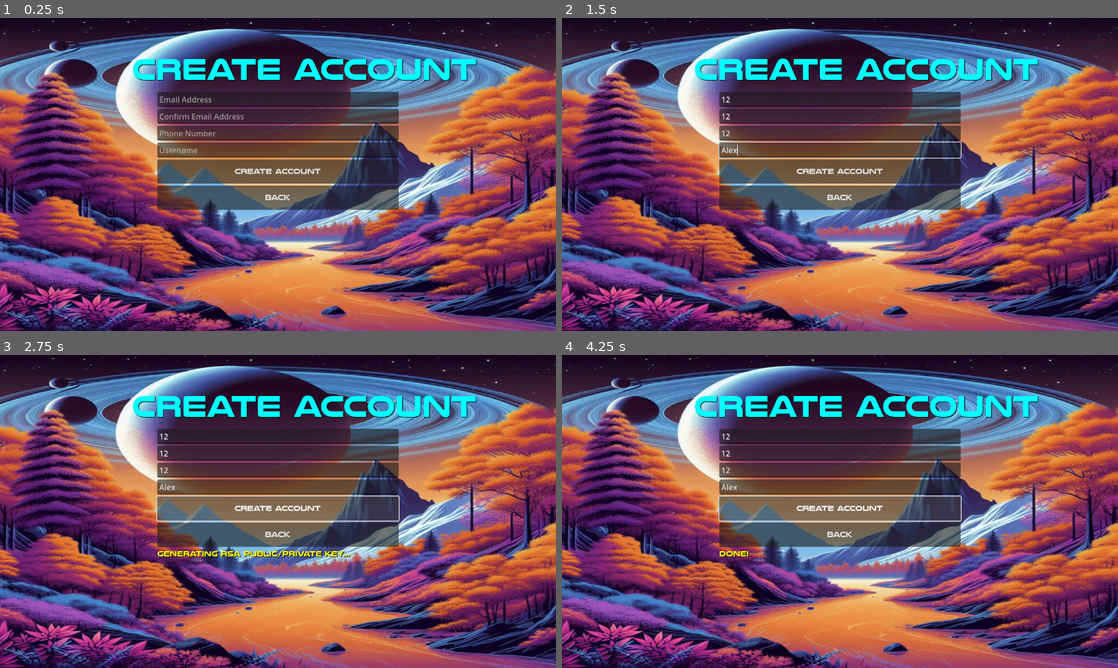
Above: before the commit, frames 1-4 (two rows, left to right).
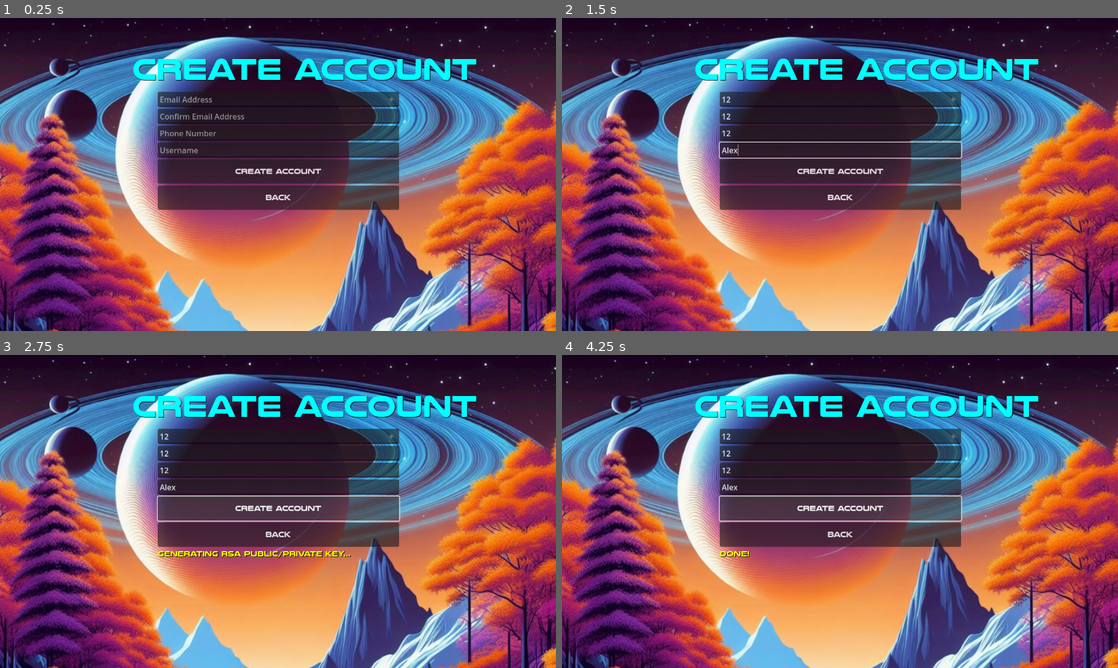
Above: after the commit, the same moments.

Repository: adeneve/OpenRealmsGDClient
Game: Godot game, scene res://StartMenu/SubMenus/AccountCreate/AccountCreate.tscn
Two runs of this game, one before a commit and one after it. Both use one fixed random seed, a clock stepped at 60 frames per second and the inputs below. This scene is started directly instead of the project's main scene.
Inputs (mouse positions are in pixels of both pictures, inside the frame that each line leads up to):
- Up to frame 1 (0.25 s): no input
- Up to frame 2 (1.5 s): click (840, 99) at 0.52 s; type "12" at 0.6 s; click (840, 115) at 0.75 s; type "12" at 0.83 s; click (840, 133) at 0.98 s; type "12" at 1.07 s; click (840, 149) at 1.27 s; type "Alex" at 1.35 s
- Up to frame 3 (2.75 s): click "Create Account" at 2 s
- Up to frame 4 (4.25 s): click "Create Account" at 2.75 s; click "Create Account" at 3.5 s

The runs differ from the first frame. In frame 1, 82% of the frame differs, in the area x 0-100%, y 0-100%; in frame 2, 82%; in frame 3, 82%; in frame 4, 82%.

Commit message:
start Menu progress

Diff:
--- a/Client/StartMenu/ItemList.gd
+++ b/Client/StartMenu/ItemList.gd
@@ -17,6 +17,8 @@
 func _on_item_clicked(index, _at_position, _mouse_button_index):
 	$UISelectAudio.play()
 	match index:
+		0:
+			$ConfirmationDialog.visible = true
 		1:
 			get_tree().change_scene_to_file(accountCreatePath)
 		2:
--- a/Client/StartMenu/StartMenu.tscn
+++ b/Client/StartMenu/StartMenu.tscn
@@ -9,9 +9,6 @@
 anchors_preset = 15
 anchor_right = 1.0
 anchor_bottom = 1.0
-offset_top = 3.0
-offset_right = -3.0
-offset_bottom = 3.0
 grow_horizontal = 2
 grow_vertical = 2
 texture = ExtResource("1_ds48x")
@@ -34,9 +31,21 @@
 item_2/text = "EXIT"
 script = ExtResource("3_n1eof")
 
+[node name="ConfirmationDialog" type="ConfirmationDialog" parent="ItemList"]
+initial_position = 1
+size = Vector2i(770, 288)
+dialog_text = "By joining a server you are agreeing to the following
+- I am 18 years old or older
+- I understand the risks of joining someone elses server. These risks include but are not limited to:
+  * exposure of my public IP address (if not using a VPN)
+  * loss of uploaded assets
+
+By clicking OK you agree to all the statements above.
+
+  "
+
 [node name="UISelectAudio" type="AudioStreamPlayer" parent="ItemList"]
 stream = ExtResource("4_3owfl")
-volume_db = -25.297
 
 [node name="Label" type="Label" parent="."]
 layout_mode = 2
--- a/Client/StartMenu/SubMenus/AccountCreate/AccountCreate.tscn
+++ b/Client/StartMenu/SubMenus/AccountCreate/AccountCreate.tscn
@@ -9,9 +9,6 @@
 anchors_preset = 15
 anchor_right = 1.0
 anchor_bottom = 1.0
-offset_left = -1.0
-offset_right = 6.0
-offset_bottom = 10.0
 grow_horizontal = 2
 grow_vertical = 2
 texture = ExtResource("1_vihaf")
--- a/Client/StartMenu/SubMenus/JoinServer/JoinServer.tscn
+++ b/Client/StartMenu/SubMenus/JoinServer/JoinServer.tscn
@@ -1,9 +1,40 @@
-[gd_scene format=3 uid="uid://d2dwqvt1bptyt"]
+[gd_scene load_steps=3 format=3 uid="uid://d2dwqvt1bptyt"]
 
-[node name="JoinServer" type="Control"]
-layout_mode = 3
+[ext_resource type="Texture2D" uid="uid://b7y0mfaq5qxme" path="res://StartMenu/startMenuPic.png" id="1_1vssv"]
+[ext_resource type="FontFile" uid="uid://ceupvxrwqcxvb" path="res://Fonts/nulshock bd.otf" id="2_55x6t"]
+
+[node name="JoinServer" type="TextureRect"]
 anchors_preset = 15
 anchor_right = 1.0
 anchor_bottom = 1.0
 grow_horizontal = 2
 grow_vertical = 2
+texture = ExtResource("1_1vssv")
+expand_mode = 1
+
+[node name="Label" type="Label" parent="."]
+offset_left = 274.0
+offset_top = 67.0
+offset_right = 875.0
+offset_bottom = 145.0
+theme_override_colors/font_color = Color(0, 1, 1, 1)
+theme_override_colors/font_shadow_color = Color(0, 0, 0, 1)
+theme_override_colors/font_outline_color = Color(0, 0, 0, 1)
+theme_override_fonts/font = ExtResource("2_55x6t")
+theme_override_font_sizes/font_size = 64
+text = "Join Server"
+horizontal_alignment = 1
+vertical_alignment = 1
+
+[node name="ConfirmationDialog" type="ConfirmationDialog" parent="."]
+size = Vector2i(770, 288)
+visible = true
+dialog_text = "By joining a server you are agreeing to the following
+- I am 18 years old or older
+- I understand the risks of joining someone elses server. These risks include but are not limited to:
+  * exposure of my public IP address (if not using a VPN)
+  * loss of uploaded assets
+
+By clicking OK you agree to all the statements above.
+
+  "
Not shown: 1 places in Client/StartMenu/StartMenu.tscn that only renumber resources
Not shown: 1 places in Client/StartMenu/SubMenus/AccountCreate/AccountCreate.tscn that only renumber resources
Binary file changed: Client/StartMenu/startMenuPic.png
Not shown, changed: Client/StartMenu/startMenuPic.png.import
